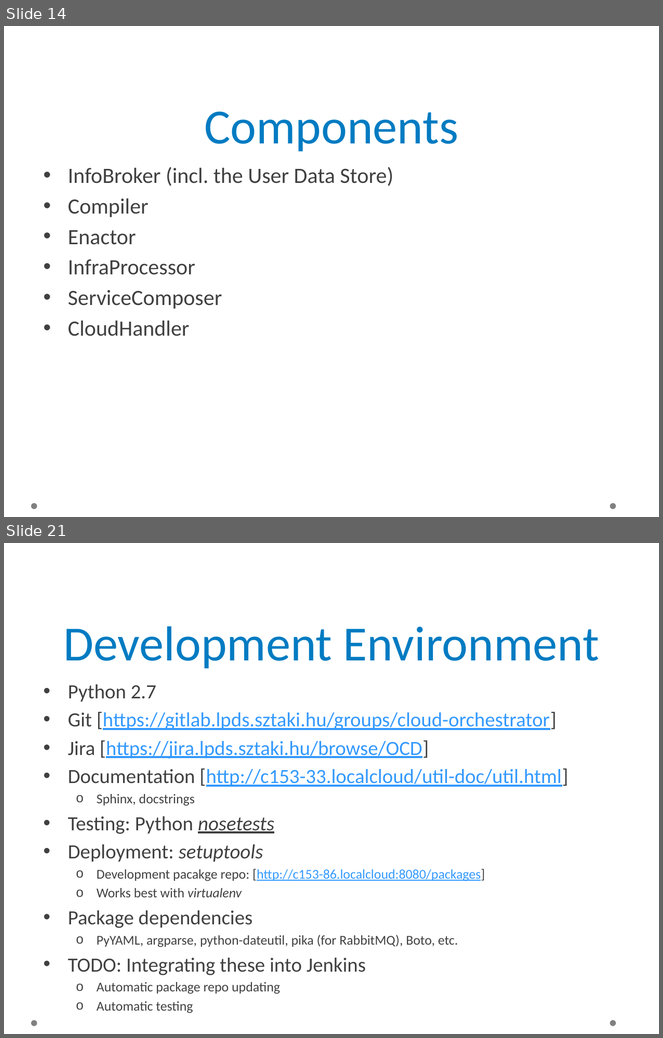
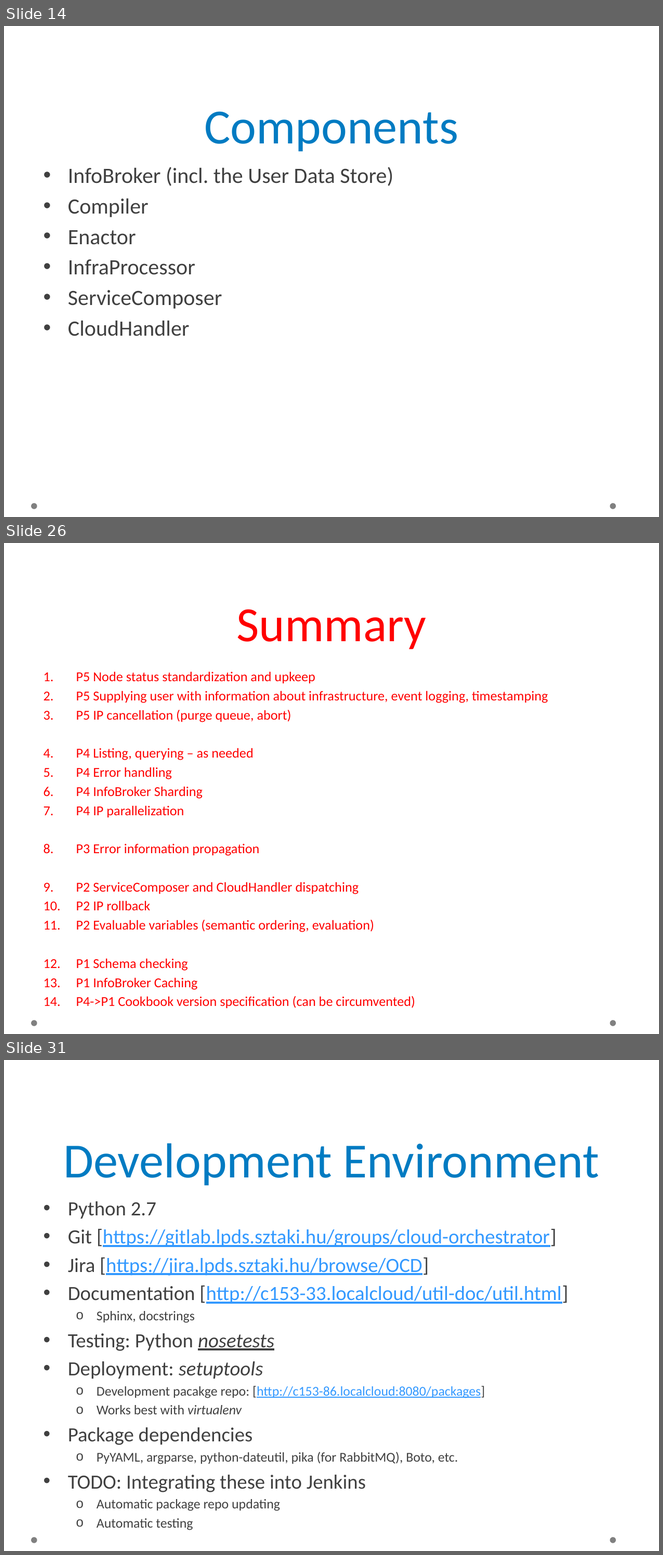
Before and after one commit to occopus/docs, a slide deck: sztaki-occo-report.pptx. Shown one above the other, each under a label of ours: slides 14 and 21 before the commit, slides 14, 26 and 31 after it; the slides between them are not shown. The pictures are 663x1038 and 663x1555 pixels, drawn with LibreOffice and Linux fonts; fonts in the diff are those of the drawing; background and template pictures are left out. Boxes give left, top, right and bottom in pixels: in the first picture for what was removed or moved away, otherwise in the second. Text is boxed around its words. In the diff, an @@ line names an element or a change of style, - is before the commit and + after.

Commit message:
Update OCCO status report

```diff
--- a/sztaki-occo-report.pptx
+++ b/sztaki-occo-report.pptx
@@ slide 26 added at (x1=4, y1=543, x2=659, y2=1034), background picture (left out); not listed: 2 template elements that a slide beside it also shows @@
@@ title added at (x1=236, y1=609, x2=426, y2=650), 54 pt, text #FF0000 @@
+Summary
@@ text added at (x1=76, y1=671, x2=548, y2=1009), 15 pt, text #FF0000 @@
+1. P5 Node status standardization and upkeep
+2. P5 Supplying user with information about infrastructure, event logging, timestamping
+3. P5 IP cancellation (purge queue, abort)
+4. P4 Listing, querying – as needed
+5. P4 Error handling
+6. P4 InfoBroker Sharding
+7. P4 IP parallelization
+8. P3 Error information propagation
+9. P2 ServiceComposer and CloudHandler dispatching
+10. P2 IP rollback
+11. P2 Evaluable variables (semantic ordering, evaluation)
+12. P1 Schema checking
+13. P1 InfoBroker Caching
+14. P4->P1 Cookbook version specification (can be circumvented)
@@ what was slide 21 is now slide 31 @@
```
Also in this commit, not shown: 8 slides changed, 9 other slides added.
